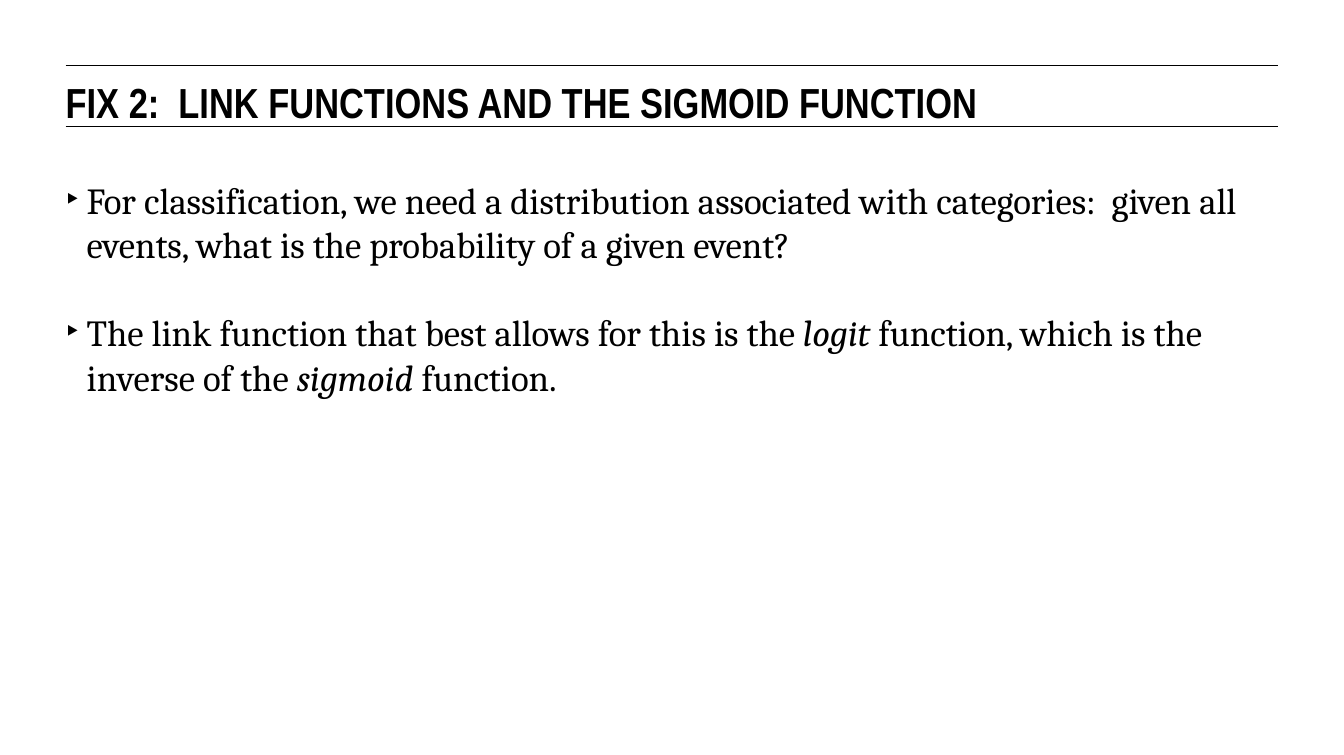
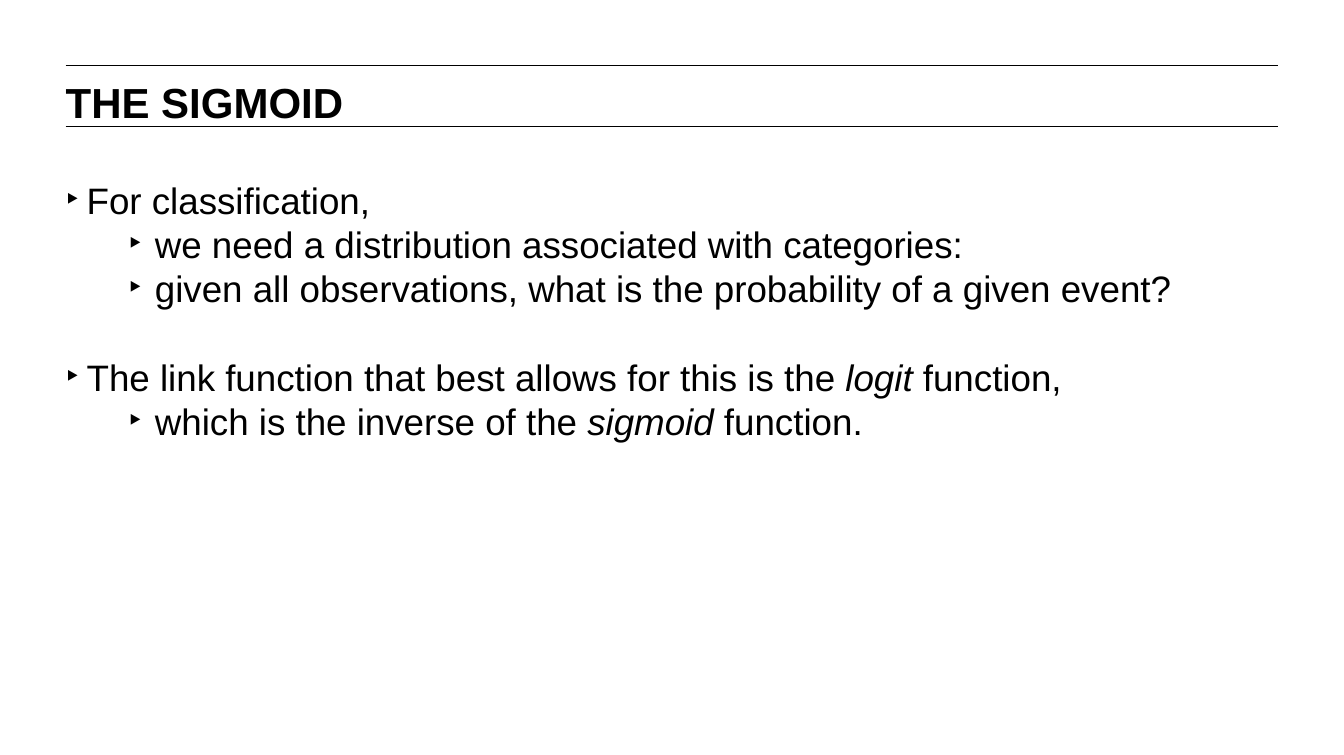
Before and after one commit to matanefron/data-sets, a slide deck: slide 8 of lessons/lesson-9/09-intro-to-logistic-regression.pptx (slide 16 before the commit). Drawn at 1344x755 pixels with LibreOffice and Linux fonts; fonts in the diff are those of the drawing. Boxes give left, top, right and bottom in pixels: in the first picture for what was removed or moved away, otherwise in the second. Text is boxed around its words. In the diff, an @@ line names an element or a change of style, - is before the commit and + after.

```diff
--- a/lessons/lesson-9/09-intro-to-logistic-regression.pptx
+++ b/lessons/lesson-9/09-intro-to-logistic-regression.pptx
@@ text at bbox=[66, 88, 343, 119]: text changed; font Arial Narrow to Arial @@
-FIX 2: LINK FUNCTIONS AND THE SIGMOID FUNCTION
+THE SIGMOID
@@ text at bbox=[87, 187, 1171, 442]: text changed; font Cambria to Arial @@
-‣ For classification, we need a distribution associated with categories: given all events, what is the probability of a given event?
-‣ The link function that best allows for this is the logit function, which is the inverse of the sigmoid function.
+‣ For classification,
+  ‣ we need a distribution associated with categories:
+  ‣ given all observations, what is the probability of a given event?
+‣ The link function that best allows for this is the logit function,
+  ‣ which is the inverse of the sigmoid function.
```
Also in this commit, not shown: 46 other slides changed, 8 slides added, 21 slides removed, 9 other files.
